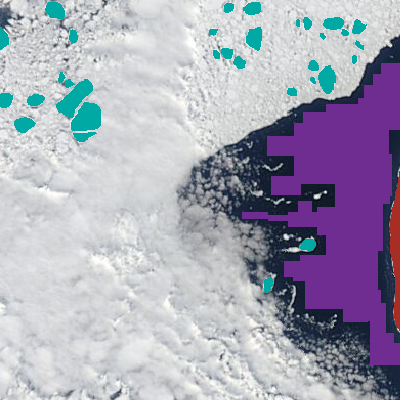
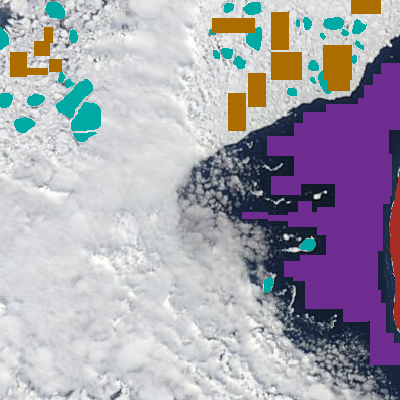
Layers edited between the first and the second w=400, h=400 image:
added layer "ice samples" (2nd of 2) above "water" over 10, 0, 381, 131
